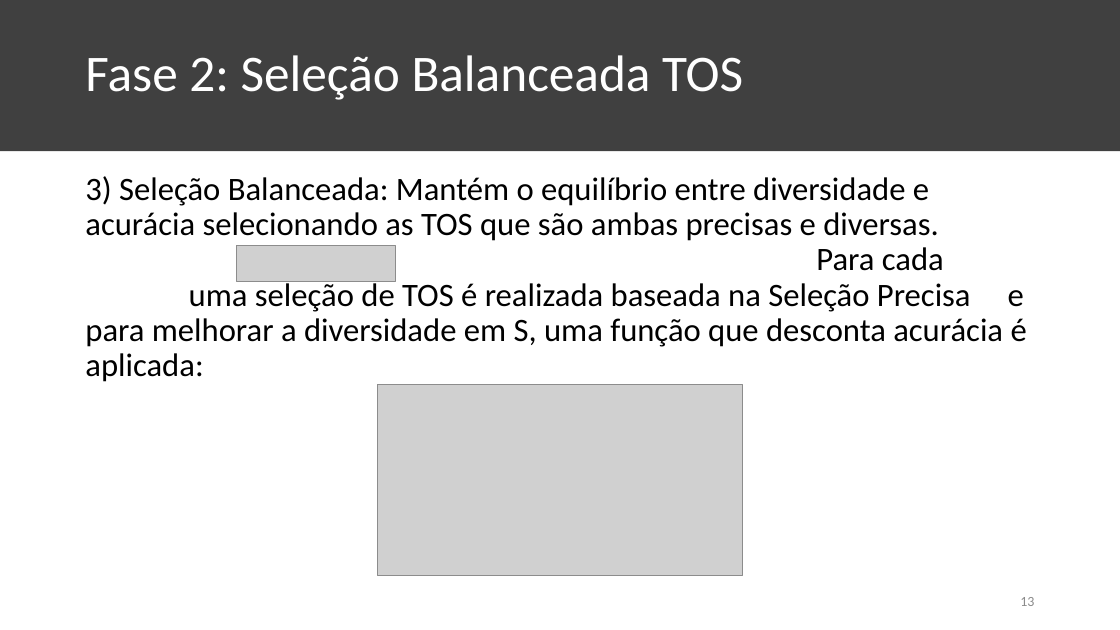
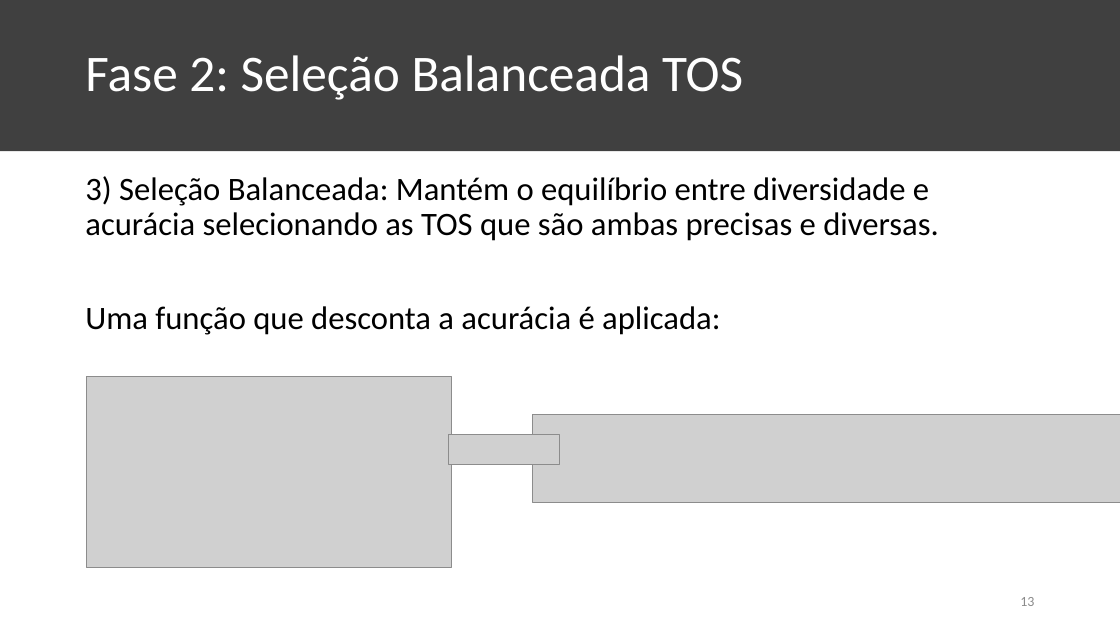
Before and after one commit to KaioAlex/DigitalSecurity, a slide deck: slide 13 of XGBOD-Seminar/XGBOD Seminar.pptx. Drawn at 1120x630 pixels with LibreOffice and Linux fonts; fonts in the diff are those of the drawing; grey boxes stand for pictures. Boxes give left, top, right and bottom in pixels: in the first picture for what was removed or moved away, otherwise in the second. Text is boxed around its words. In the diff, an @@ line names an element or a change of style, - is before the commit and + after.

```diff
--- a/XGBOD-Seminar/XGBOD Seminar.pptx
+++ b/XGBOD-Seminar/XGBOD Seminar.pptx
@@ text at (85, 176, 938, 335): text changed @@
-3) Seleção Balanceada: Mantém o equilíbrio entre diversidade e acurácia selecionando as TOS que são ambas precisas e diversas. Para cada uma seleção de TOS é realizada baseada na Seleção Precisa e para melhorar a diversidade em S, uma função que desconta acurácia é aplicada:
+3) Seleção Balanceada: Mantém o equilíbrio entre diversidade e acurácia selecionando as TOS que são ambas precisas e diversas.
+Uma função que desconta a acurácia é aplicada:
@@ picture removed at (237, 246, 396, 281) @@
@@ picture: place and size @@
-picture at (377, 384, 743, 576)
+picture at (87, 376, 452, 568)
@@ picture added at (532, 414, 1120, 502) @@
@@ picture added at (449, 434, 560, 465) @@
```
Also in this commit, not shown: 8 other slides changed.
